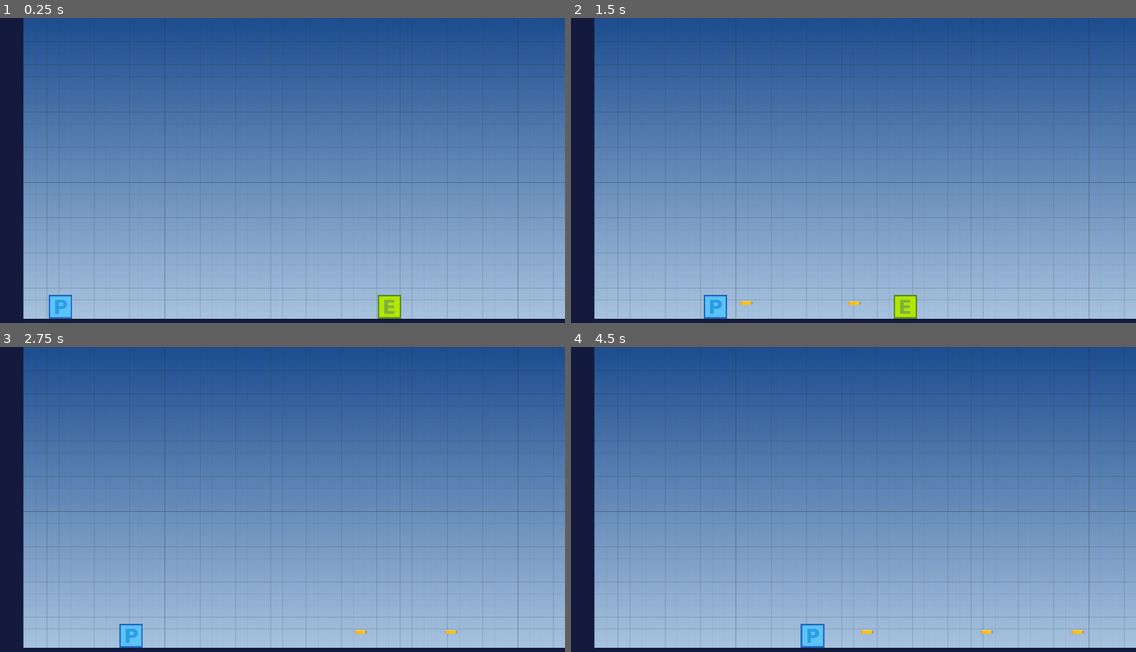
Above: before the commit, frames 1-4 (two rows, left to right).
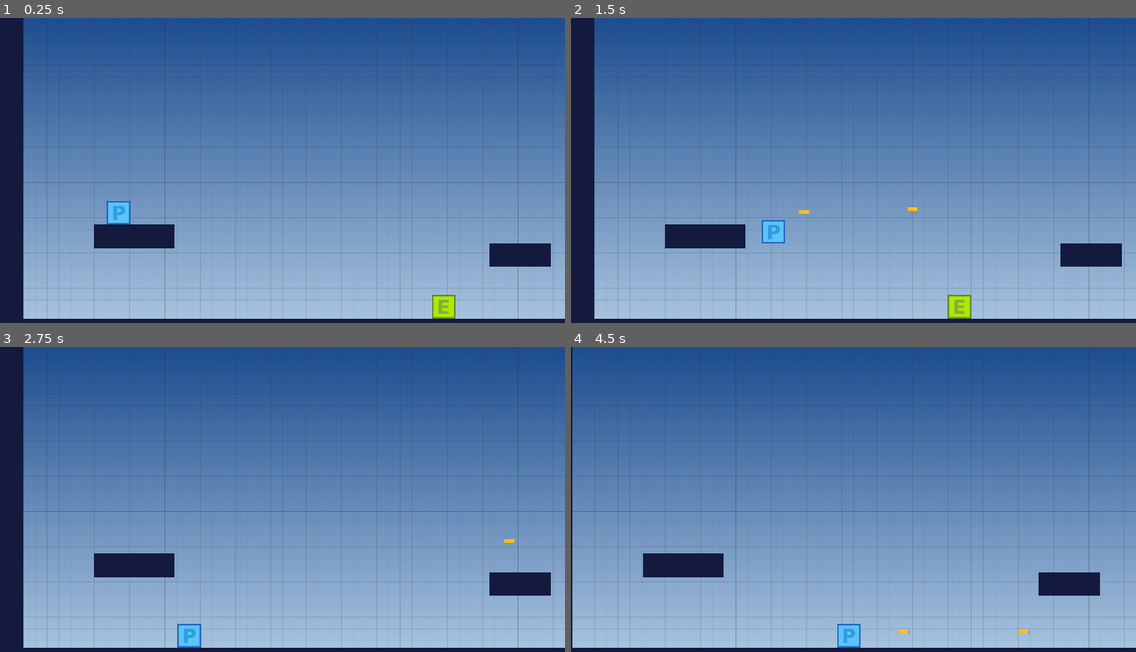
Above: after the commit, the same moments.

Repository: 13hnguyen/EchoWorld
Game: Godot game, scene res://Level/Level.tscn
Two runs of this game, one before a commit and one after it. Both use one fixed random seed, a clock stepped at 60 frames per second and the inputs below.
Inputs:
- Up to frame 1 (0.25 s): no input
- Up to frame 2 (1.5 s): hold F (shoot, bound only before the commit) 0.53-1.28 s; hold D (move_right) from 0.53 s (still down); tap W (jump) at 0.77 s; tap F (shoot, bound only before the commit) at 1.35 s
- Up to frame 3 (2.75 s): tap W (jump) at 1.52 s; release D (move_right) at 2.03 s; hold Left (move_left) from 2.03 s (still down); hold F (shoot, bound only before the commit) from 2.03 s (still down)
- Up to frame 4 (4.5 s): release Left (move_left) at 2.78 s; release F (shoot, bound only before the commit) at 2.78 s; hold D (move_right) 2.78-4.28 s; tap F (shoot, bound only before the commit) at 2.85, 4.35 s; tap W (jump) at 3.02, 3.77 s; hold F (shoot, bound only before the commit) 3.53-4.28 s; hold Left (move_left) from 4.28 s (still down)

The runs differ from the first frame. In frame 1, 3.2% of the frame differs, in the area x 8-98%, y 60-99%; in frame 2, 3.3%; in frame 3, 2.7%; in frame 4, 6.5%, in the area x 0-94%, y 0-99%.

Commit message:
Player can now shoot up and right. Free bullet once it leaves the screen

Diff:
--- a/Final_Project/Bullet/Bullet.gd
+++ b/Final_Project/Bullet/Bullet.gd
@@ -12,3 +12,8 @@
     body.queue_free()
     print( "Enemy got hit by bullet" )
   queue_free()
+
+# function to free the bullet once it leaves the screen (this is to avoid hitting other enemies off screen)
+func _on_VisibilityNotifier2D_screen_exited() -> void:
+  queue_free()
+  print( "Bullet has left screen. Removing" )
--- a/Final_Project/Bullet/Bullet.tscn
+++ b/Final_Project/Bullet/Bullet.tscn
@@ -18,4 +18,9 @@
 scale = Vector2( 0.1, 0.1 )
 texture = ExtResource( 1 )
 
+[node name="VisibilityNotifier2D" type="VisibilityNotifier2D" parent="."]
+position = Vector2( 2.62203, -10.6754 )
+scale = Vector2( 2.38593, 1.50568 )
+
 [connection signal="body_entered" from="." to="." method="_on_Bullet_body_entered"]
+[connection signal="screen_exited" from="VisibilityNotifier2D" to="." method="_on_VisibilityNotifier2D_screen_exited"]
--- a/Final_Project/Level/Level.tscn
+++ b/Final_Project/Level/Level.tscn
@@ -51,12 +51,22 @@
 collision_layer = 2
 collision_mask = 0
 format = 1
-tile_data = PoolIntArray( -327681, 0, 0, -393155, 0, 0, -262 …(390 unchanged characters)… 9, 0, 0, 589885, 0, 0, 720895, 0, 0, 655421, 0, 0, 786431, 0, 0, 720957, 0, 0, 851967, 0, 0, 786493, 0, 0, 917503, 0, 0, 852029, 0, 0, 983039, 0, 0, 9175 …(984 unchanged characters)…
+tile_data = PoolIntArray( -327681, 0, 0, -393155, 0, 0, -262 …(390 unchanged characters)… 9, 0, 0, 589885, 0, 0, 720895, 0, 0, 655397, 0, 0, 655398, 0, 0, 655399, 0, 0, 655400, 0, 0, 655421, 0, 0, 786431, 0, 0, 720900, 0, 0, 720901, 0, 0, 720902, 0, 0, 720903, 0, 0, 720957, 0, 0, 851967, 0, 0, 786457, 0, 0, 786458, 0, 0, 786459, 0, 0, 786465, 0, 0, 786466, 0, 0, 786493, 0, 0, 917503, 0, 0, 852020, 0, 0, 852021, 0, 0, 852022, 0, 0, 852029, 0, 0, 983039, 0, 0, 9175 …(984 unchanged characters)…
 
 [node name="Player" parent="." instance=ExtResource( 4 )]
-position = Vector2( 142, 938 )
+position = Vector2( 339.06, 675.253 )
 
 [node name="Enemy" parent="." groups=[
 "enemy",
 ] instance=ExtResource( 6 )]
-position = Vector2( 1296.78, 949.279 )
+position = Vector2( 1481.13, 993.777 )
+
+[node name="Enemy2" parent="." groups=[
+"enemy",
+] instance=ExtResource( 6 )]
+position = Vector2( 2358.37, 998.015 )
+
+[node name="Enemy3" parent="." groups=[
+"enemy",
+] instance=ExtResource( 6 )]
+position = Vector2( 3657.27, 976.825 )
--- a/Final_Project/Player/Player.gd
+++ b/Final_Project/Player/Player.gd
@@ -10,14 +10,23 @@
 
 # looking for input to signal that the player shoots a bullet
 func _input( event : InputEvent ) -> void :
-  if event.is_action_pressed( "shoot" ) :
-    shoot()
+  if event.is_action_pressed( "shootRight" ) :
+    shootRight()
+  elif event.is_action_pressed( "shootUp" ) :
+    shootUp()
 
-# function to handle creating an instance of the bullet when player shoots
-func shoot():
+# function to handle creating an instance of the bullet when player shoots RIGHT
+func shootRight():
   var b = bullet.instance()
   owner.add_child(b)
-  b.transform = $BulletSpawnPos.global_transform
+  b.transform = $BulletRightSpawnPos.global_transform
+
+# function to handle creating an instance of the bullet when player shoots UP
+func shootUp():
+  var b = bullet.instance()
+  owner.add_child(b)
+  b.transform = $BulletUpSpawnPos.global_transform
+  b.rotation = $BulletUpSpawnPos.global_rotation
 
 func _physics_process( delta : float ) -> void :
   var isJumpInterrupted : = Input.is_action_just_released("jump") and velocity.y < 0.0
--- a/Final_Project/Player/Player.tscn
+++ b/Final_Project/Player/Player.tscn
@@ -54,8 +54,12 @@
 [node name="CollisionShape2D" type="CollisionShape2D" parent="StompDetector"]
 shape = SubResource( 3 )
 
-[node name="BulletSpawnPos" type="Position2D" parent="."]
+[node name="BulletRightSpawnPos" type="Position2D" parent="."]
 position = Vector2( 45, -40 )
+
+[node name="BulletUpSpawnPos" type="Position2D" parent="."]
+position = Vector2( 15, -90 )
+rotation = -0.809833
 
 [connection signal="body_entered" from="EnemyDetector" to="." method="_on_EnemyDetector_body_entered"]
 [connection signal="body_entered" from="StompDetector" to="." method="_on_StompDetector_body_entered"]
--- a/Final_Project/project.godot
+++ b/Final_Project/project.godot
@@ -47,9 +47,14 @@
 , Object(InputEventJoypadButton,"resource_local_to_scene":false,"resource_name":"","device":0,"button_index":0,"pressure":0.0,"pressed":false,"script":null)
  ]
 }
-shoot={
+shootRight={
 "deadzone": 0.5,
 "events": [ Object(InputEventKey,"resource_local_to_scene":false,"resource_name":"","device":0,"alt":false,"shift":false,"control":false,"meta":false,"command":false,"pressed":false,"scancode":70,"unicode":0,"echo":false,"script":null)
+ ]
+}
+shootUp={
+"deadzone": 0.5,
+"events": [ Object(InputEventKey,"resource_local_to_scene":false,"resource_name":"","device":0,"alt":false,"shift":false,"control":false,"meta":false,"command":false,"pressed":false,"scancode":71,"unicode":0,"echo":false,"script":null)
  ]
 }
 
